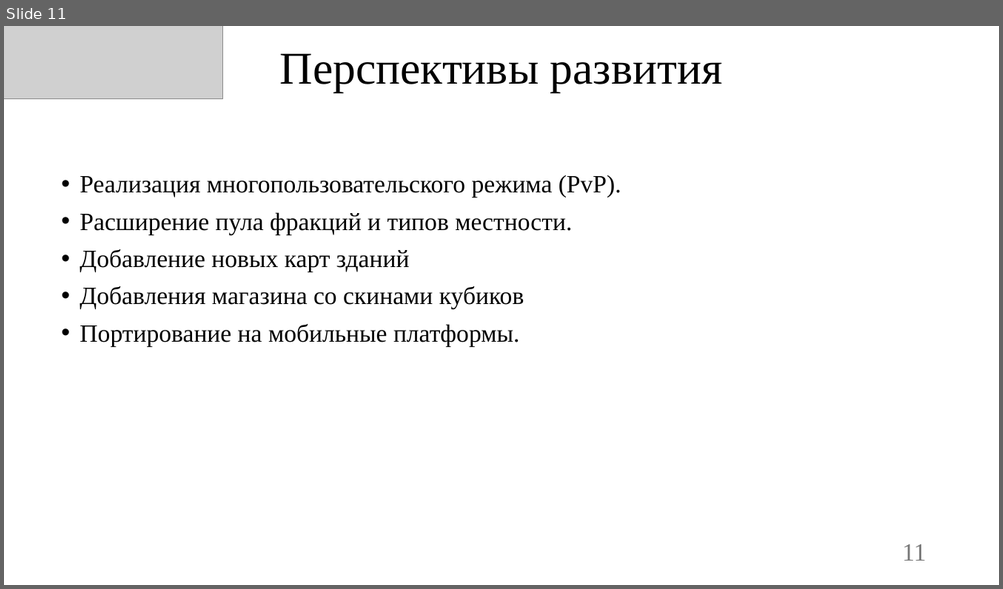
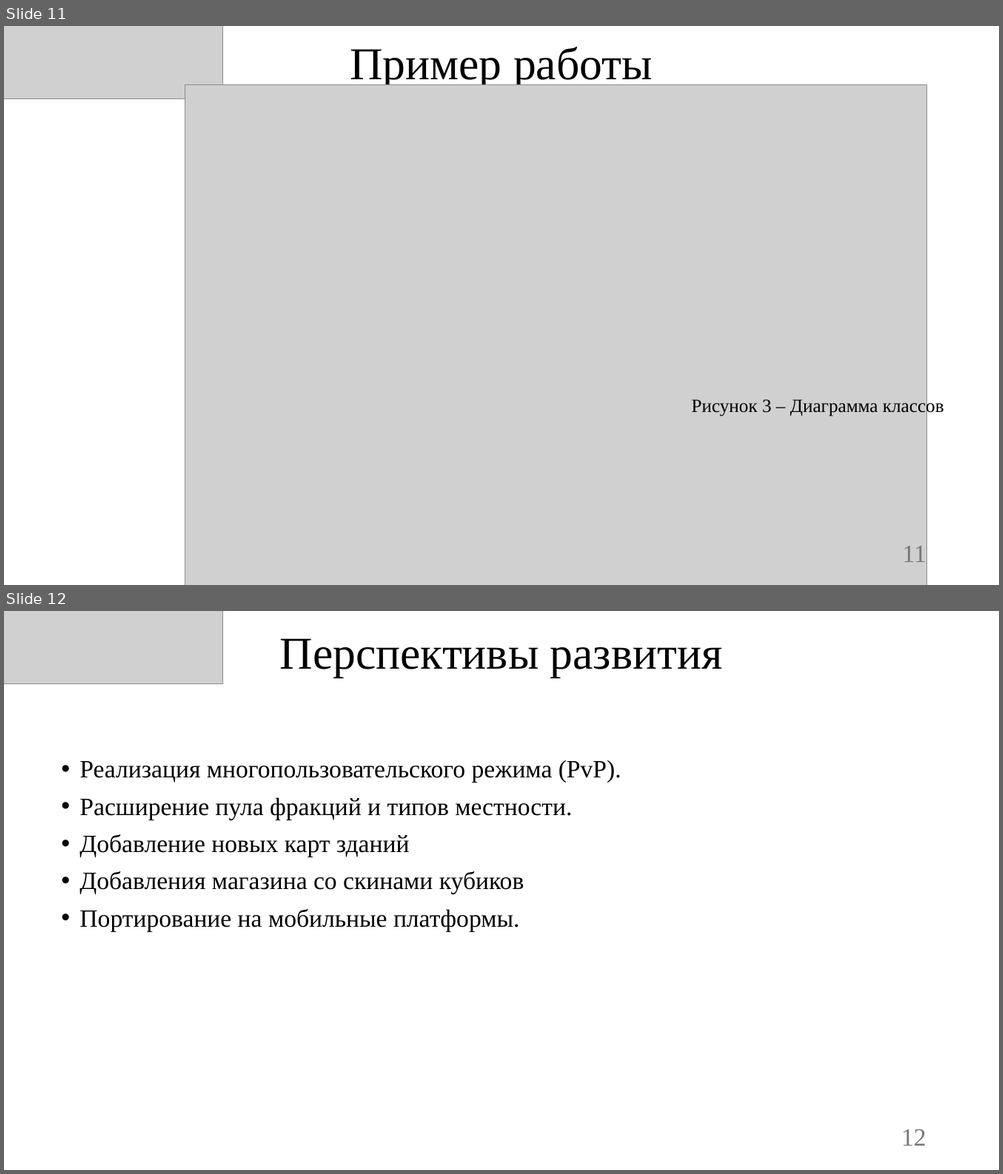
Before and after one commit to Owl-Man/ISPM, a slide deck: УПИС_Задание_№10/Презентация Diceville.pptx. Shown one above the other, each under a label of ours: slide 11 before the commit, slides 11 and 12 after it. The pictures are 1003x589 and 1003x1174 pixels, drawn with LibreOffice and Linux fonts; fonts in the diff are those of the drawing; grey boxes stand for pictures; background and template pictures are left out. Boxes give left, top, right and bottom in pixels: in the first picture for what was removed or moved away, otherwise in the second. Text is boxed around its words. In the diff, an @@ line names an element or a change of style, - is before the commit and + after.

```diff
--- a/УПИС_Задание_№10/Презентация Diceville.pptx
+++ b/УПИС_Задание_№10/Презентация Diceville.pptx
@@ slide 11 added at <box>4,26,999,585</box>, background picture (left out) @@
@@ picture added at <box>4,26,223,99</box> @@
@@ title added at <box>350,47,652,88</box>, 44 pt, text #000000 @@
+Пример работы
@@ picture added at <box>185,85,927,585</box> @@
@@ text added at <box>691,397,944,417</box>, 18 pt, text #000000 @@
+Рисунок 3 – Диаграмма классов
@@ page number added at <box>902,546,926,562</box>, 24 pt, text #797979 @@
+11
@@ what was slide 11 is now slide 12 @@
@@ page number at <box>901,1130,926,1146</box>: text changed @@
-11
+12
```
Also in this commit, not shown: 1 slide changed, 3 other files.
